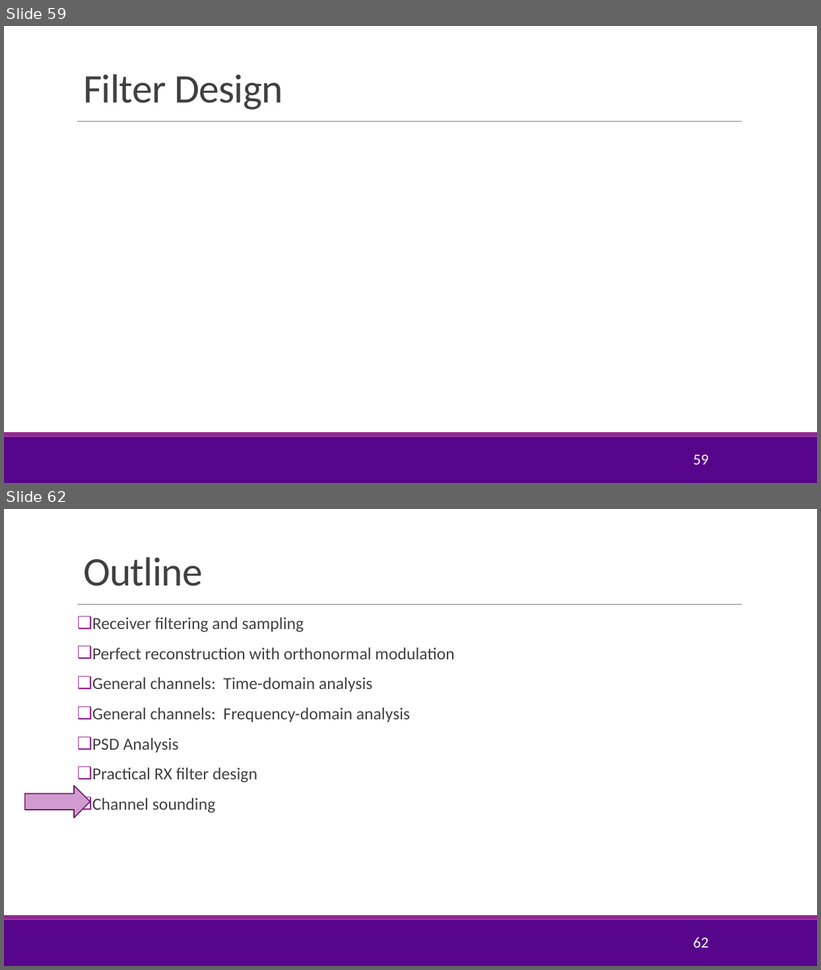
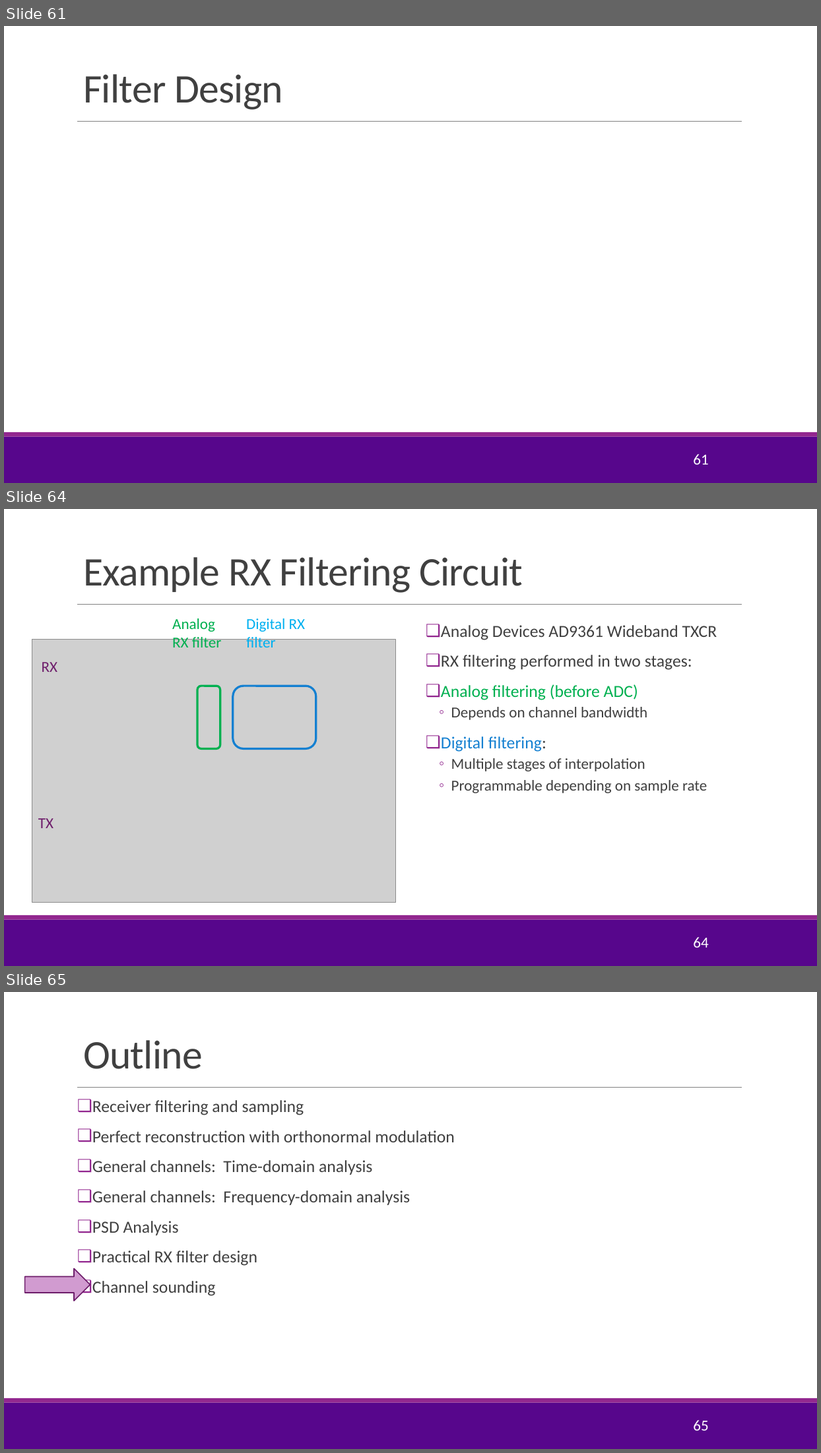
Before and after one commit to sdrangan/digitalcomm, a slide deck: Lectures/Unit03_RxFilter.pptx. Shown one above the other, each under a label of ours: slides 59 and 62 before the commit, slides 61, 64 and 65 after it; the slides between them are not shown. The pictures are 821x970 and 821x1453 pixels, drawn with LibreOffice and Linux fonts; fonts in the diff are those of the drawing; grey boxes stand for pictures; background and template pictures are left out. Boxes give left, top, right and bottom in pixels: in the first picture for what was removed or moved away, otherwise in the second. Text is boxed around its words. In the diff, an @@ line names an element or a change of style, - is before the commit and + after.

```diff
--- a/Lectures/Unit03_RxFilter.pptx
+++ b/Lectures/Unit03_RxFilter.pptx
@@ slide 64 added at (4,509,817,966), background #FFFFFF; not listed: 3 template elements that a slide beside it also shows @@
@@ title added at (83,557,523,593), 48 pt, text #404040 @@
+Example RX Filtering Circuit
@@ text added at (172,619,222,648), 18 pt, text #00B050 @@
+Analog
+RX filter
@@ text added at (246,619,306,648), 18 pt, text #00B0F0 @@
+Digital RX
+filter
@@ text added at (441,625,717,793), 20 pt, text #404040 @@
+❑ Analog Devices AD9361 Wideband TXCR
+❑ RX filtering performed in two stages:
+❑ Analog filtering (before ADC)
+  ◦ Depends on channel bandwidth
+❑ Digital filtering:
+  ◦ Multiple stages of interpolation
+  ◦ Programmable depending on sample rate
@@ picture added at (32,640,395,903) @@
@@ text added at (42,662,58,672), 18 pt, text #6D1D6B @@
+RX
@@ rounded rectangle added at (197,686,220,749), outline #00B050 2.5 pt @@
@@ rounded rectangle added at (233,686,316,749), outline #1480D1 2.5 pt @@
@@ text added at (38,819,54,828), 18 pt, text #6D1D6B @@
+TX
@@ page number added at (693,937,708,948), 18 pt, text #FFFFFF @@
+64
@@ what was slide 59 is now slide 61 @@
@@ page number at (693,454,708,465): text changed @@
-59
+61
@@ what was slide 62 is now slide 65 @@
@@ page number at (693,1420,708,1431): text changed @@
-62
+65
```
Also in this commit, not shown: 2 slides changed, 2 other slides added, 3 other files.
